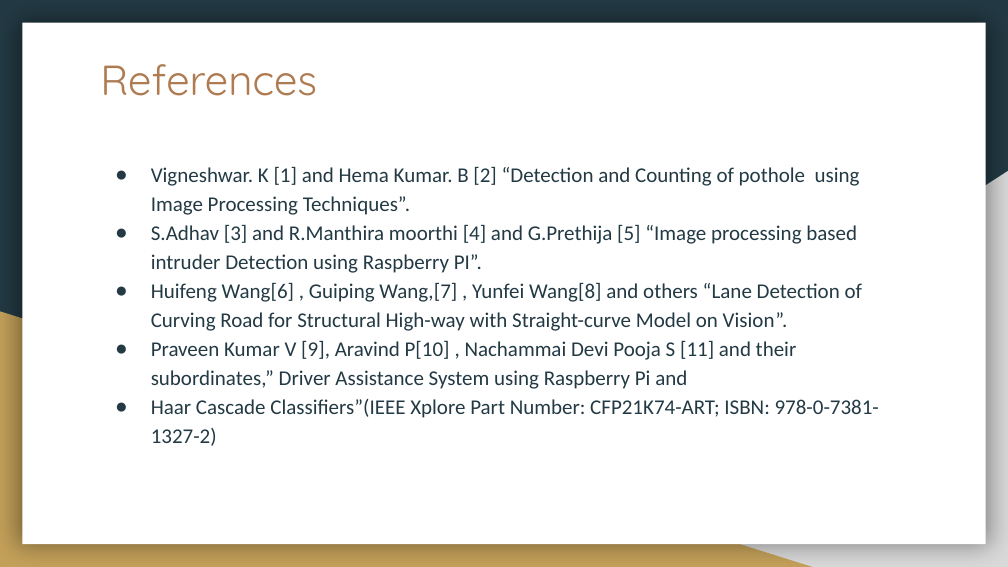
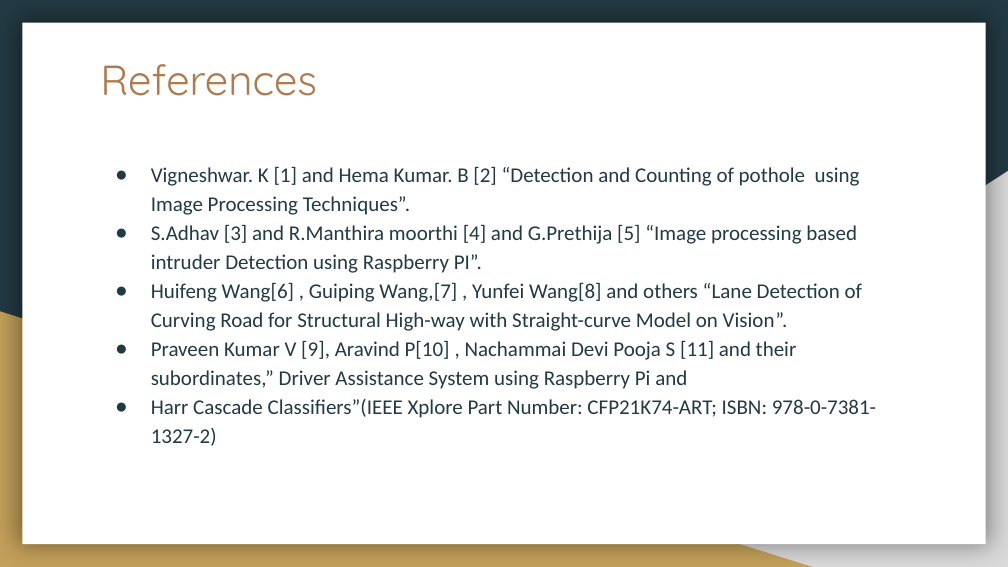
Before and after one commit to Ranganath0108/AVSS, a slide deck: slide 16 of Phase-1/Advanced Vehicle Safety System.pptx. Drawn at 1008x567 pixels with LibreOffice and Linux fonts; fonts in the diff are those of the drawing. Boxes give left, top, right and bottom in pixels: in the first picture for what was removed or moved away, otherwise in the second. Text is boxed around its words. In the diff, an @@ line names an element or a change of style, - is before the commit and + after.

```diff
--- a/Phase-1/Advanced Vehicle Safety System.pptx
+++ b/Phase-1/Advanced Vehicle Safety System.pptx
@@ text at (151,399,876,446): text changed @@
-● Haar Cascade Classifiers”(IEEE Xplore Part Number: CFP21K74-ART; ISBN: 978-0-7381-1327-2)
+● Harr Cascade Classifiers”(IEEE Xplore Part Number: CFP21K74-ART; ISBN: 978-0-7381-1327-2)
```
Also in this commit, not shown: 3 other slides changed, 1 slide added, 1 slide removed.
